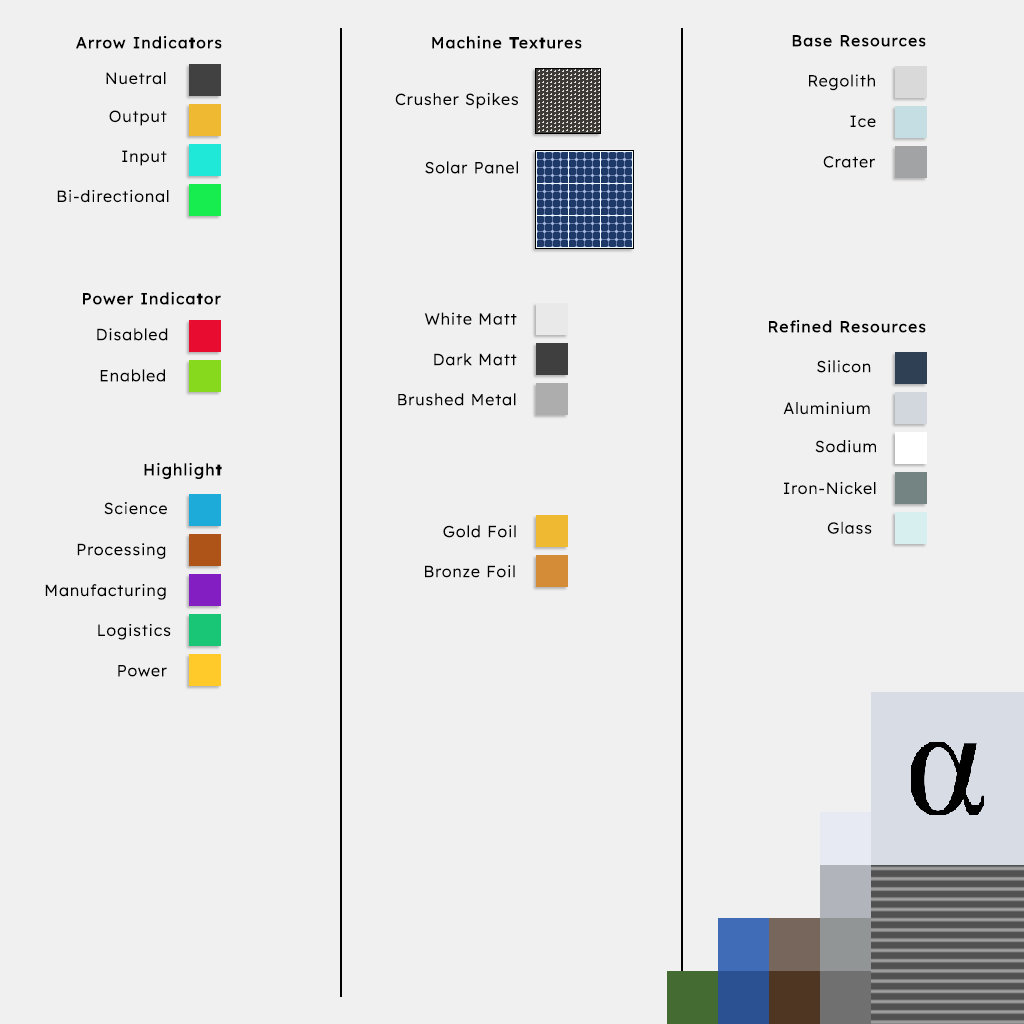
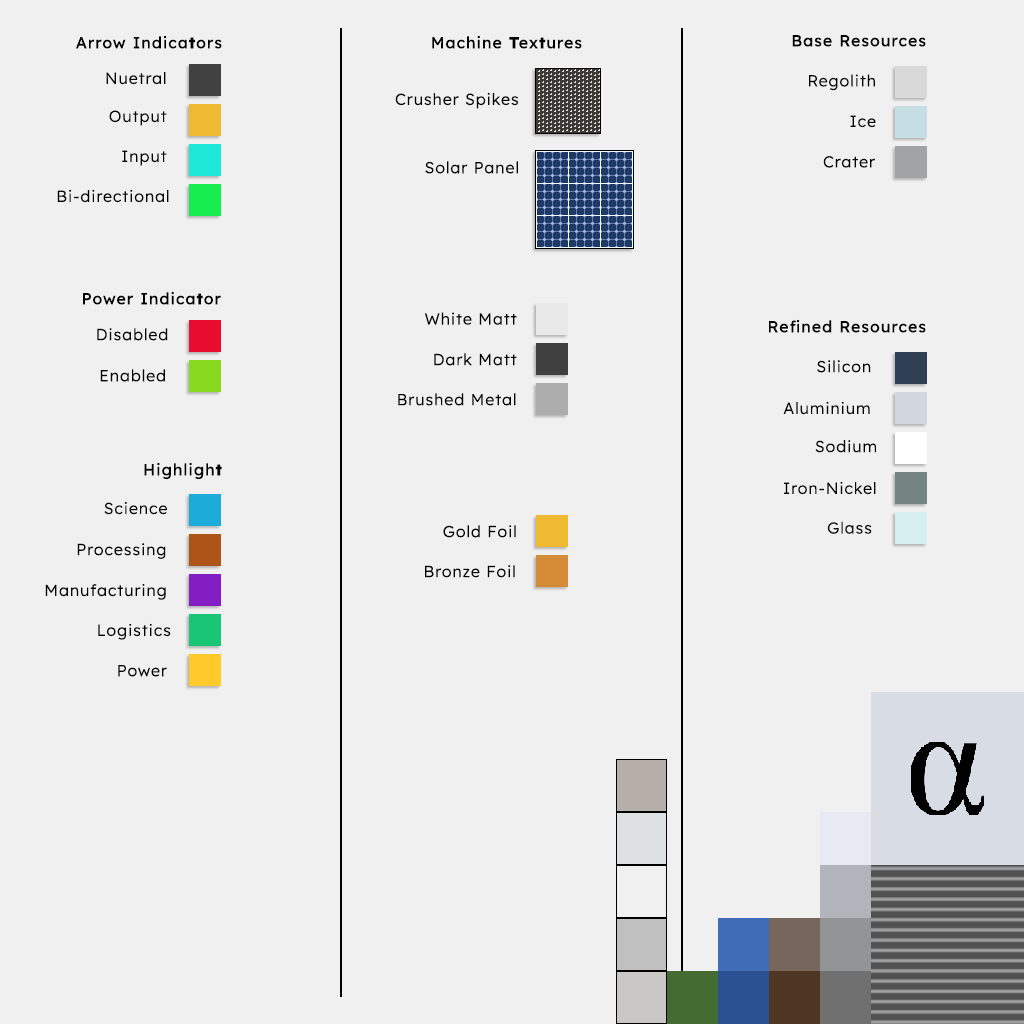
The second 1024 × 1024 image is a revision of the first. Changes to its layers:
added group "Matts" with 5 layers above "Circuit" over [616, 759, 667, 1024]
added layer "Matt 1" (1st of 5, in "Matts") in group "Matts" over [616, 812, 667, 865]
added layer "Matt 1" (2nd of 5, in "Matts") in group "Matts" over [616, 865, 667, 918]
added layer "Matt 1" (3rd of 5, in "Matts") in group "Matts" over [616, 918, 667, 971]
added layer "Matt 1" (4th of 5, in "Matts") in group "Matts" over [616, 759, 667, 812]
added layer "Matt 1" (5th of 5, in "Matts") in group "Matts" over [616, 971, 667, 1024]
